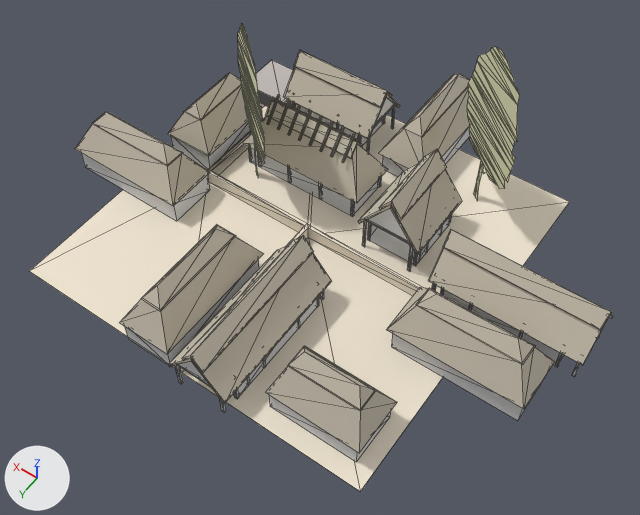
Before and after pictures for a commit that changed the OBJ model assets/stl_export/11r1.obj.
Before and after are seen from a 50 mm camera at (-26.3, 35.1, 53.3) aimed at (-3.5, 3.2, 3.1). Lighting does not change. The marker at lower left points along +X, +Y and +Z. The older version comes first. Mesh edges are drawn as thin lines. Where no turn or scale is listed for an object, it has been applied to the vertices. Vertices at exactly the same position are counted once.

In view in the first picture: '11r1'.
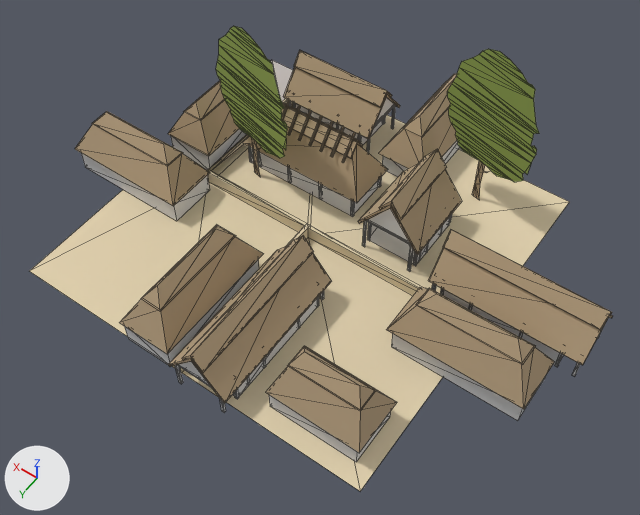
Changed parts and their boxes (x1, y1, x2, y2) in the pictures (640 x 515 px; the box of a moved part takes in the faces that stretch with it):
'11r1', recoloured, reshaped (pale yellow to beige): before (30, 24, 613, 491); after (30, 26, 613, 491)
part 1 of me_11r1, moved or reshaped: before (168, 28, 520, 203); after (168, 26, 539, 203)
part 2 of me_11r1, recoloured: before (468, 83, 514, 189); after (169, 66, 387, 156)
part 3 of me_11r1, recoloured: before (238, 24, 519, 200); after (216, 26, 538, 182)

Patch to the scene script:
```diff
--- a/assets/stl_export/11r1.obj.py
+++ b/assets/stl_export/11r1.obj.py
@@ mat_straw @@
 mat_straw = principled_material('straw')
-mat_straw.base_color = (0.569, 0.514, 0.42)  # light grey #c7bead
+mat_straw.base_color = (0.447, 0.333, 0.204)  # beige #b29c7d
 mat_straw.roughness = 1.0
@@ mat_cortyard @@
 mat_cortyard = principled_material('cortyard')
-mat_cortyard.base_color = (0.878, 0.792, 0.651)  # pale yellow #f1e6d3
+mat_cortyard.base_color = (0.757, 0.639, 0.427)  # beige #e2d1af
 mat_cortyard.roughness = 1.0
@@ mat_tree @@
+mat_tree = principled_material('tree')
+mat_tree.base_color = (0.294, 0.4, 0.0902)  # green #94aa55
+mat_tree.roughness = 1.0
@@ me_11r1 @@
 me_11r1.from_pydata(...)  # 1322 vertices, 1974 faces; spans x -22.6..19.7, y -19.4..15.9, z 0.0..14.4
 # used by ob_11r1; location = (0.0, 0.0, 0.0)
+# me_11r1 part 1: 322 of 1322 vertices moved; they spanned x -12.0..14.7, y -14.5..-0.1, z 0.0..14.4 and now span x -12.8..14.7, y -14.5..-0.7, z 0.0..14.4; mean shift (0.0, 0.0, 0.0); largest move (-10.9, -9.2, 4.4) -> (14.7, -8.1, 2.1)
+# me_11r1 part 2: 5 faces spanning x 0.9..14.7, y -12.9..-0.7, z 2.0..5.7 switch from mat_w (beige #e2e2bc) to mat_straw (beige #b29c7d)
+# me_11r1 part 3: 36 faces spanning x -12.8..11.5, y -12.1..-1.7, z 3.7..14.4 switch from mat_w (beige #e2e2bc) to mat_tree (green #94aa55)
 me_11r1.materials.append(mat_default)
```
